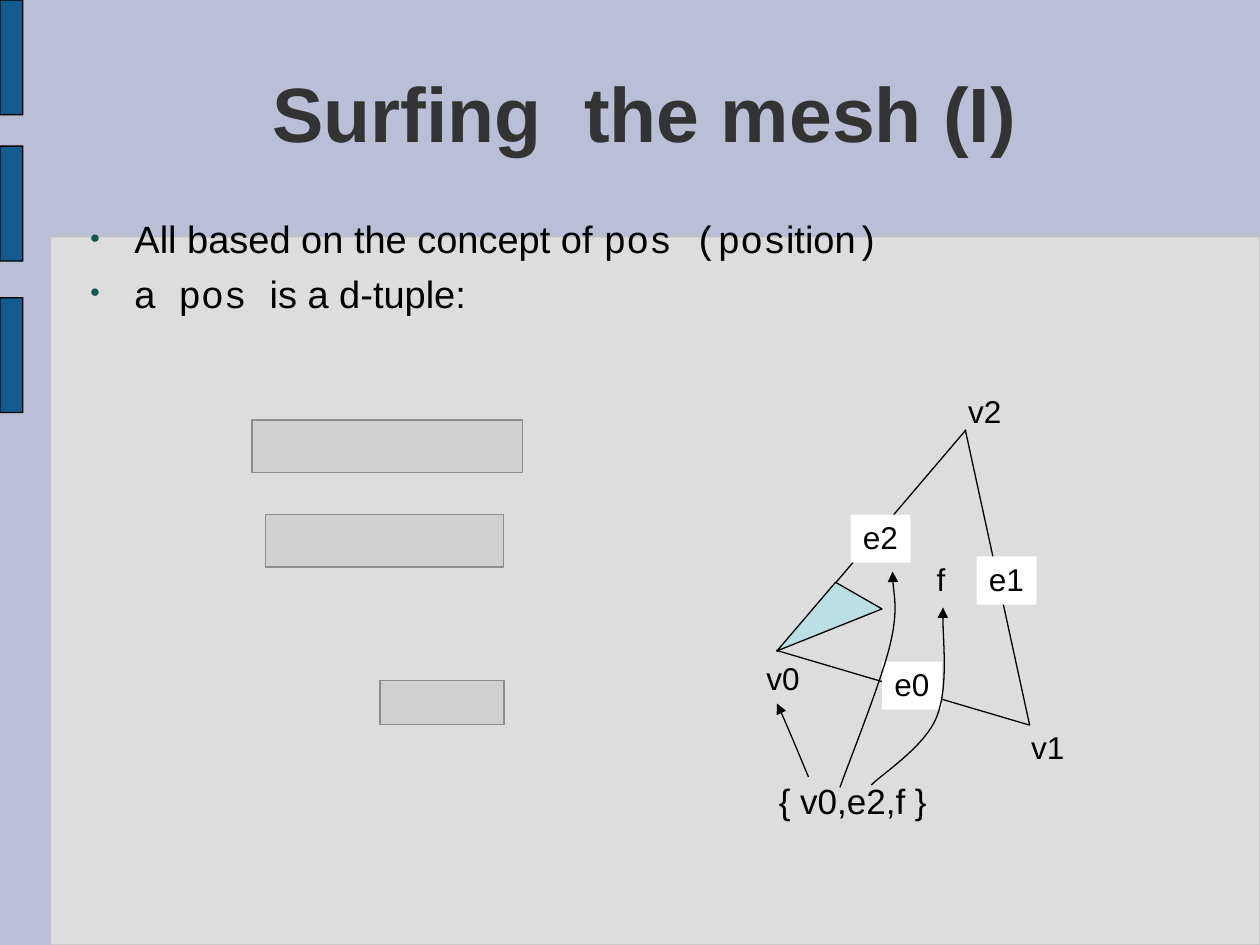
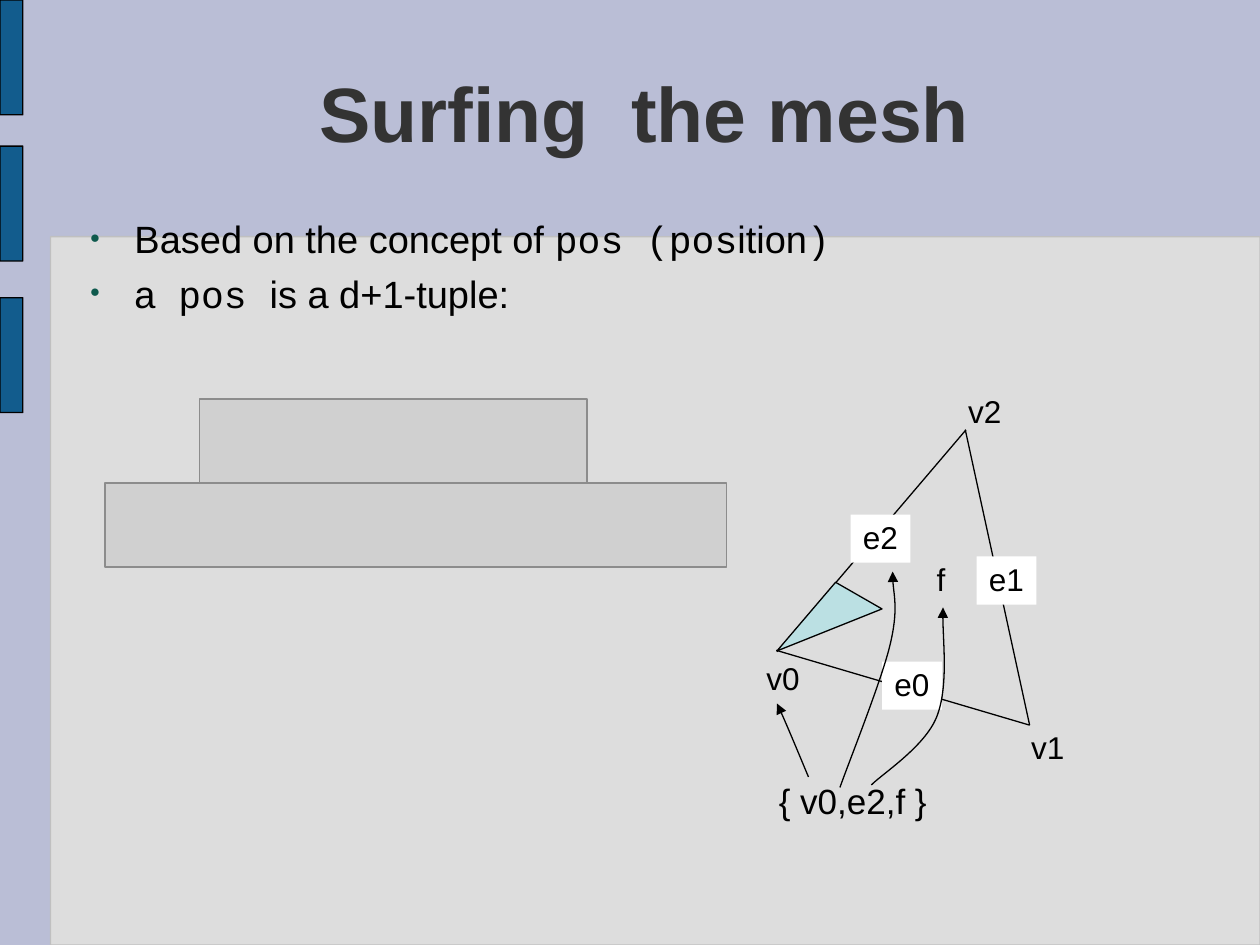
Before and after one commit to prototypable/vcglib, a slide deck: slide 19 of docs/introduction to vcg.ppt (slide 16 before the commit). Drawn at 1260x945 pixels with LibreOffice and Linux fonts; fonts in the diff are those of the drawing; grey boxes stand for pictures. Boxes give left, top, right and bottom in pixels: in the first picture for what was removed or moved away, otherwise in the second. Text is boxed around its words. In the diff, an @@ line names an element or a change of style, - is before the commit and + after.

```diff
--- a/docs/introduction to vcg.ppt
+++ b/docs/introduction to vcg.ppt
@@ title at bbox=[319, 86, 969, 157]: text changed @@
-Surfing the mesh (I)
+Surfing the mesh
@@ text at bbox=[134, 225, 830, 316]: text changed @@
-● All based on the concept of pos (position)
-● a pos is a d-tuple:
+● Based on the concept of pos (position)
+● a pos is a d+1-tuple:
@@ picture: place and size @@
-picture at bbox=[252, 420, 523, 472]
+picture at bbox=[199, 399, 587, 484]
@@ picture: place and size @@
-picture at bbox=[265, 514, 503, 567]
+picture at bbox=[105, 483, 726, 567]
@@ picture removed at bbox=[381, 680, 504, 724] @@
```
Also in this commit, not shown: 10 other slides changed, 9 slides added, 1 slide removed.
